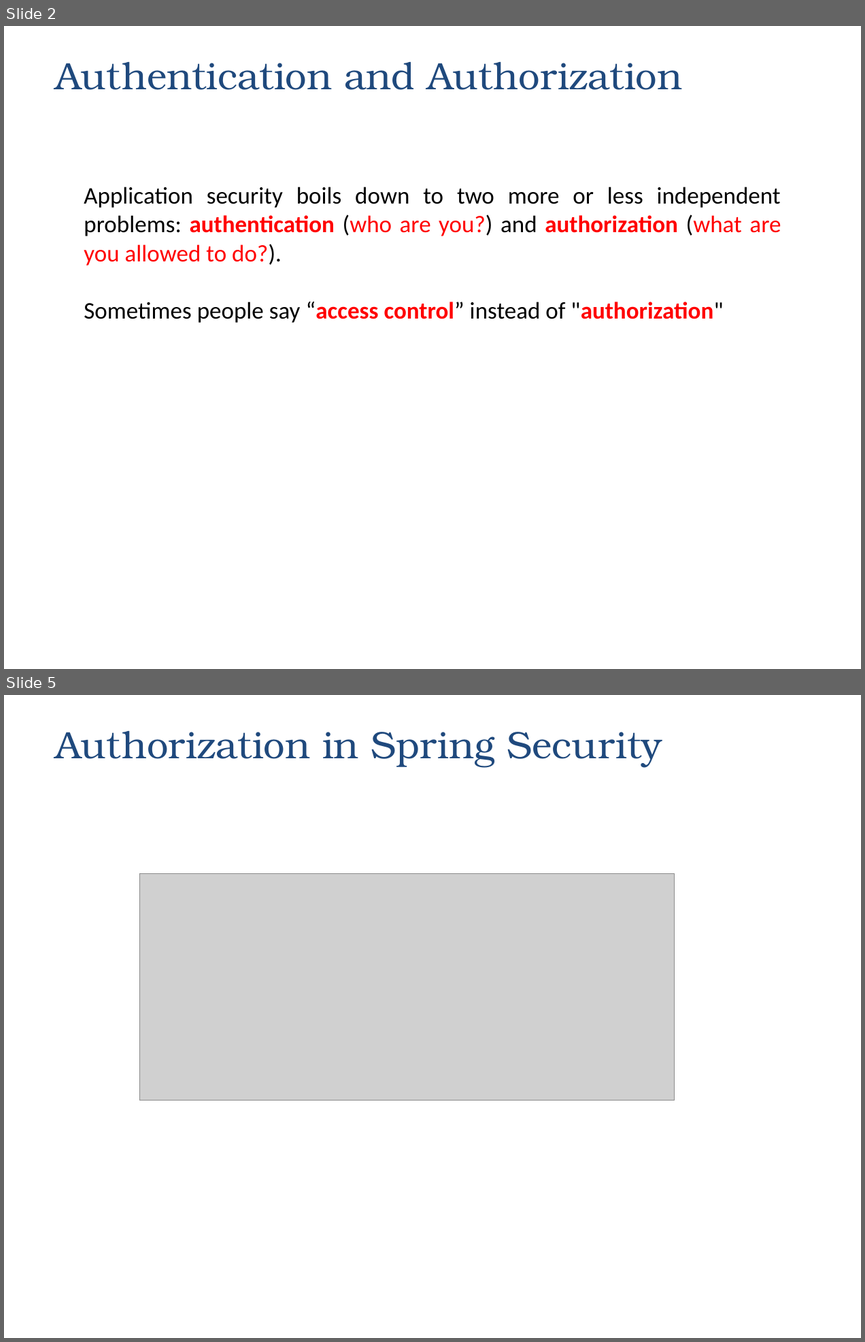
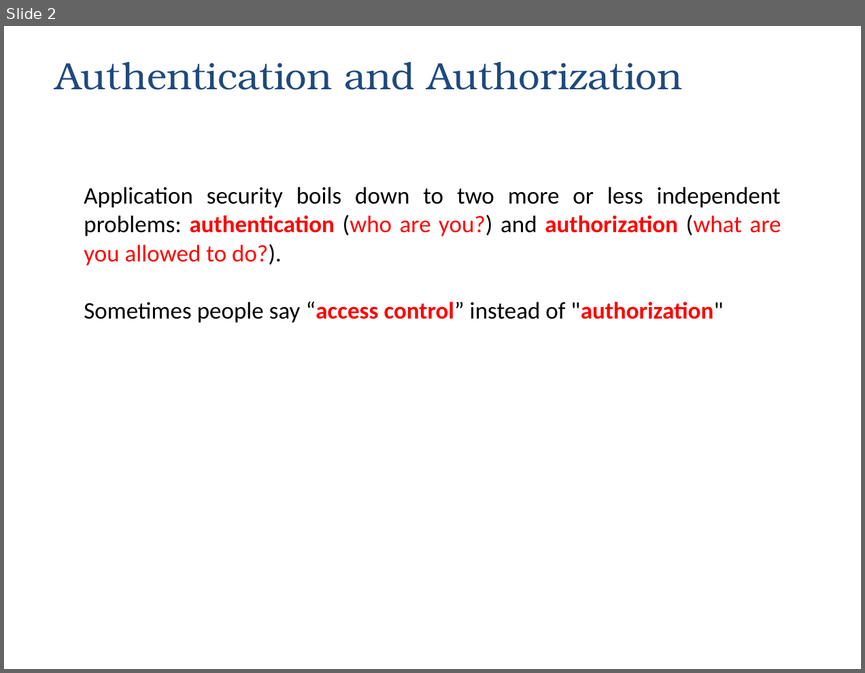
Before and after one commit to zarras/myy803-slides, a slide deck: SoftEng-Lab-Security.ppt. Shown one above the other, each under a label of ours: slides 2 and 5 before the commit, slide 2 after it; the slides between them are not shown. The pictures are 865x1342 and 865x673 pixels, drawn with LibreOffice and Linux fonts; fonts in the diff are those of the drawing; grey boxes stand for pictures. Boxes give left, top, right and bottom in pixels: in the first picture for what was removed or moved away, otherwise in the second. Text is boxed around its words. In the diff, an @@ line names an element or a change of style, - is before the commit and + after.

```diff
--- a/SoftEng-Lab-Security.ppt
+++ b/SoftEng-Lab-Security.ppt
@@ slide 5 removed at bbox=[4, 695, 861, 1338], background #FFFFFF @@
@@ text removed at bbox=[55, 731, 662, 768] @@
-Authorization in Spring Security
@@ picture removed at bbox=[139, 873, 674, 1100] @@
```
Also in this commit, not shown: 1 slide changed, 1 other slide removed, 21 other files.
